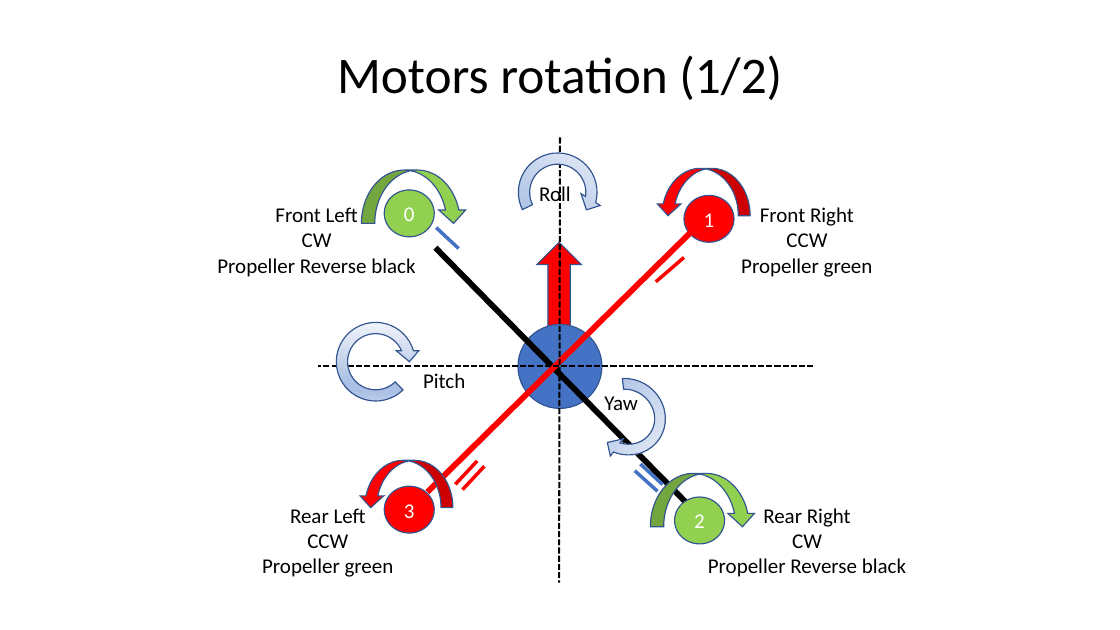
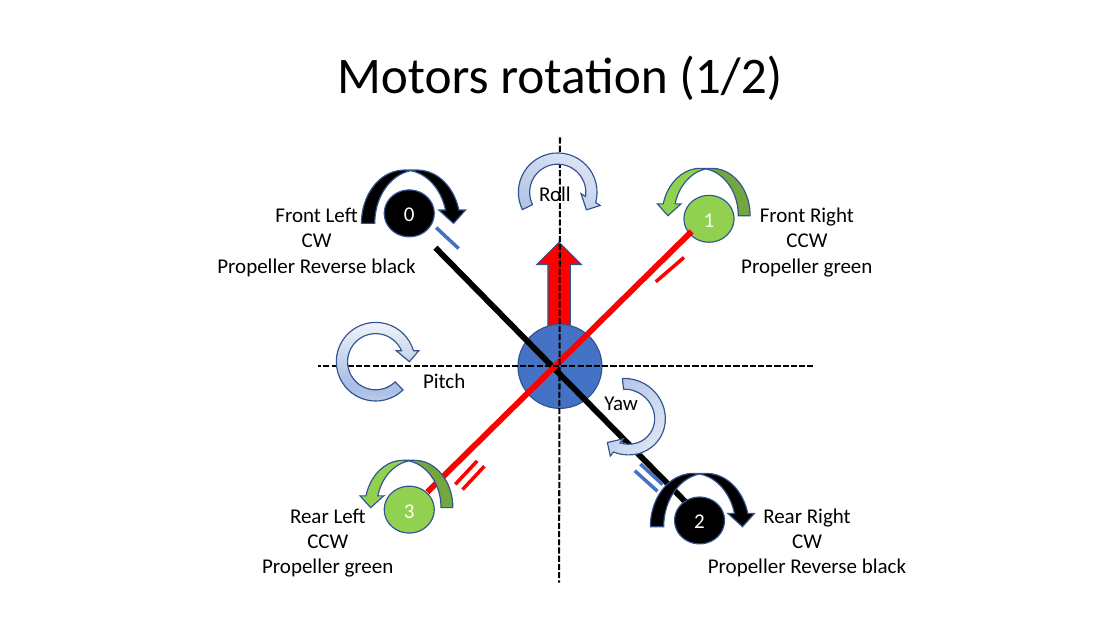
Before and after one commit to RobotEdh/RobotMicroControl, a slide deck: slide 6 of libraries/Diagramm Drone.pptx. Drawn at 1120x630 pixels with LibreOffice and Linux fonts; fonts in the diff are those of the drawing. Boxes give left, top, right and bottom in pixels: in the first picture for what was removed or moved away, otherwise in the second. Text is boxed around its words. In the diff, an @@ line names an element or a change of style, - is before the commit and + after.

```diff
--- a/libraries/Diagramm Drone.pptx
+++ b/libraries/Diagramm Drone.pptx
@@ fill #FF0000 to #92D050 in 4 elements at (684,196,734,243), (384,486,434,534), (656,168,750,215), (359,460,453,507) @@
@@ fill #92D050 to #000000 in 4 elements at (384,190,434,237), (675,497,725,544), (361,170,467,223), (650,474,756,528) @@
```
Also in this commit, not shown: 6 other slides changed, 1 slide added, 1 slide removed, 1 other file.
